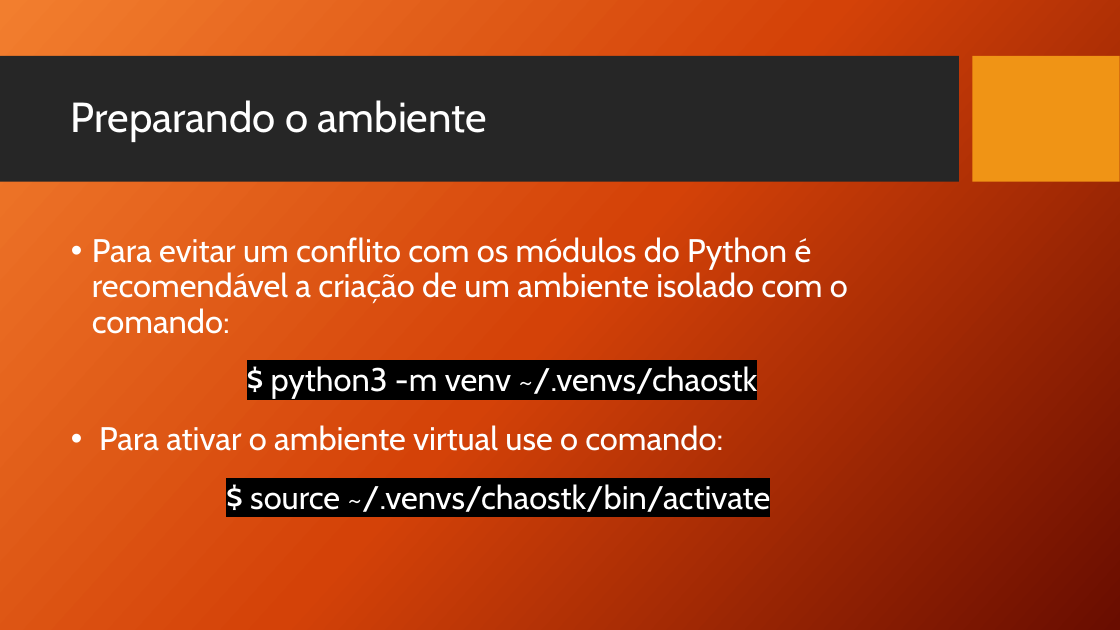
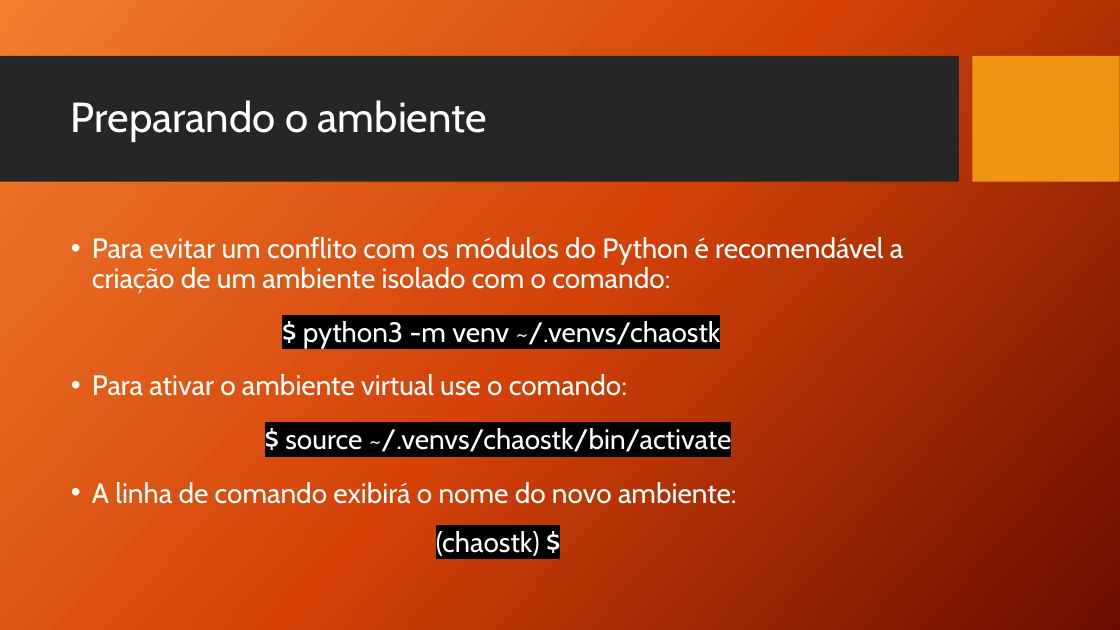
Before and after one commit to TCC-Chaos-Engineering/docs-chaos-engineering, a slide deck: slide 47 of docs/Chaos Engineering - Das Hipoteses aos Testes.pptx. Drawn at 1120x630 pixels with LibreOffice and Linux fonts; fonts in the diff are those of the drawing; background and template pictures are left out. Boxes give left, top, right and bottom in pixels: in the first picture for what was removed or moved away, otherwise in the second. Text is boxed around its words. In the diff, an @@ line names an element or a change of style, - is before the commit and + after.

```diff
--- a/docs/Chaos Engineering - Das Hipoteses aos Testes.pptx
+++ b/docs/Chaos Engineering - Das Hipoteses aos Testes.pptx
@@ text at (92,237,903,456): size 28 to 24 pt in "Para evitar um conflito com os módulos ...", "$ python3 -m venv ~/.venvs/chaostk", "Para ativar o ambiente virtual use o ...", "$ source ~/.venvs/chaostk/bin/activate" @@
@@ text at (92,482,737,556): paragraphs added @@
+• A linha de comando exibirá o nome do novo ambiente:
+(chaostk) $
```
Also in this commit, not shown: 27 other slides changed, 21 slides added, 2 slides removed.
